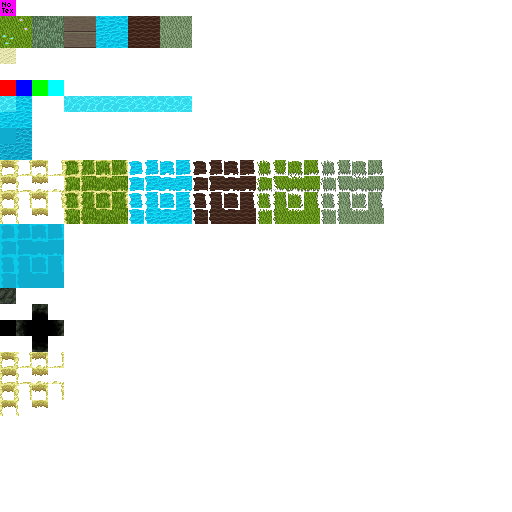
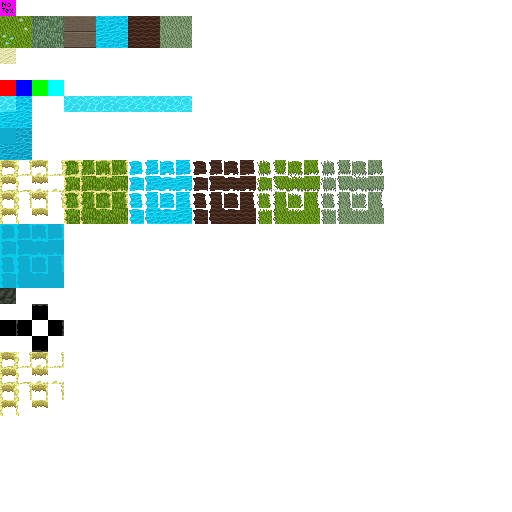
Comparing the layer stacks of the two 512px x 512px images. Changes:
painted on "Layer 117" over left=16, top=304, right=64, bottom=352
hid "Layer 118", painted on it over left=16, top=304, right=64, bottom=352
removed layer "Layer 116" over left=16, top=304, right=64, bottom=352
